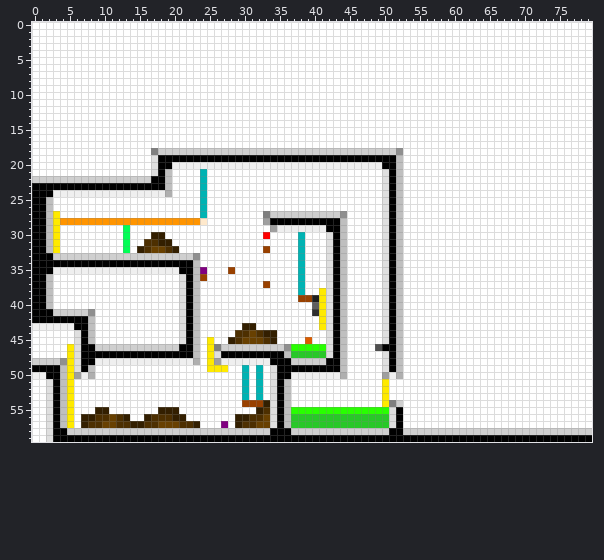
A sprite sheet gets an edit: source/level_data/layouts/level8/layer2.png. Above is the file before it was changed.
The file is 80x60 pixels.
The same view after the edit:
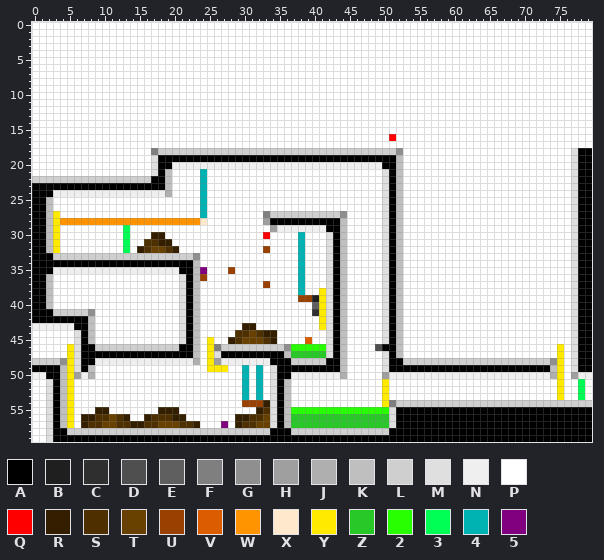
Palette (. is transparent): A #000000  B #1f1f1f  C #2f2f2f  D #4f4f4f  E #5f5f5f  F #7f7f7f  G #8f8f8f  H #9f9f9f  J #afafaf  K #bfbfbf  L #cfcfcf  M #dfdfdf  N #efefef  P #ffffff  Q #ff0000  R #331f00  S #4d2f00  T #684000  U #994100  V #db5d00  W #ff9400  X #ffe9cc  Y #ffea00  Z #28c828  2 #28ff00  3 #00ff55  4 #00b3b3  5 #800080
Edits made:
The author changed colour P to colour 3 in rows 51 to 53 at x 78.
The author changed colour K to colour A in rows 48 to 49 at x 52.
The author changed colour L to colour A in row 58 at x 53 to 79.
The author changed colour P to colour A in rows 18 to 48 at x 78 to 79; in row 49 at x 53 to 73 and 78 to 79; in rows 55 to 57 at x 53 to 79.
The author changed colour P to colour G in row 48 at x 74.
The author changed colour P to colour H in row 50 at x 77.
The author changed colour P to colour J in row 50 at x 74.
The author changed colour P to colour K in row 49 at x 74.
The author changed colour P to colour L in row 48 at x 53 to 73; in row 54 at x 53 to 79.
The author changed colour P to colour M in rows 18 to 49 at x 77.
The author changed colour J to colour N in row 50 at x 52.
The author changed colour P to colour N in row 50 at x 53 to 73 and 78 to 79.
The author changed colour P to colour Q in row 16 at x 51.
The author changed colour P to colour Y in rows 46 to 53 at x 75.
Changed places in both pictures, as pixel boxes (x1, y1, x2, y2):
changed: (389, 134, 396, 141)
changed: (396, 148, 592, 435)
